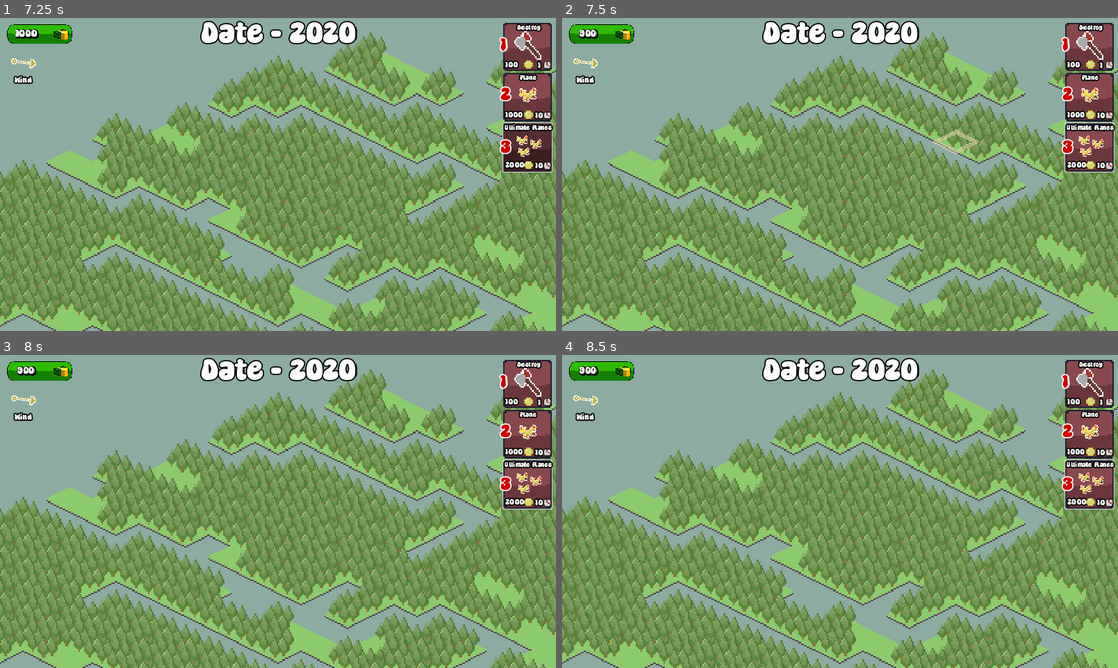
Above: before the commit, frames 1-4 (two rows, left to right).
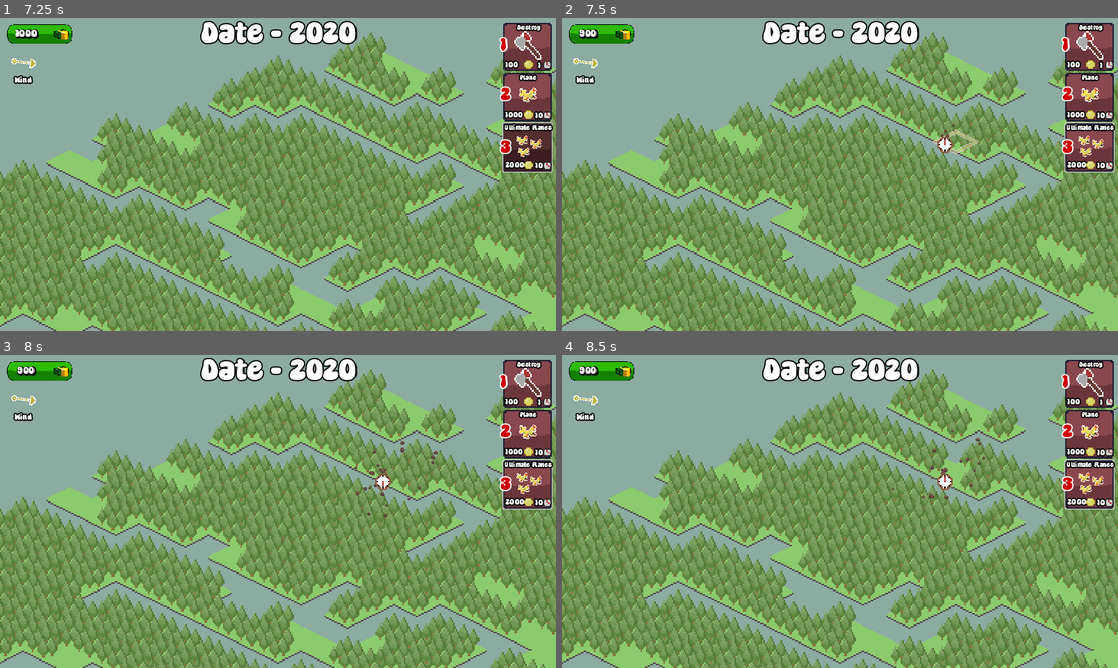
Above: after the commit, the same moments.

Repository: ManechLepage/BHX8.0
Game: Godot game, scene res://Scenes/testing1.tscn
The game is run twice, just before and just after one commit, with the same random seed, the same clock (stepped at 60 frames per second) and the same inputs. Sound files missing from this copy of the repository are replaced by a short silence.
Inputs (mouse positions are in pixels of both pictures, inside the frame that each line leads up to):
- Up to frame 1 (7.25 s): click "Destroy" at 0.5 s; click "Plane" at 1.25 s; click "Ultimate Planes" at 2 s; click "Destroy" at 2.75 s; click "Plane" at 3.5 s; click "Ultimate Planes" at 4.25 s; click "Destroy" at 5 s; click "Plane" at 5.75 s; click "Ultimate Planes" at 6.5 s
- Up to frame 2 (7.5 s): move the mouse to (962, 158) at 7.27 s; tap 1 (1) at 7.35 s; click (962, 158) at 7.42 s
- Up to frame 3 (8 s): tap 3 (3) at 7.55 s
- Up to frame 4 (8.5 s): move the mouse to (728, 527) at 8.02 s; tap 3 (3) at 8.1 s; click (728, 527) at 8.3 s

Frame 1 is identical in both runs. In frame 2, 0.1% of the frame differs, in the area x 67-71%, y 33-44%; in frame 3, 0.2%; in frame 4, 0.5%, in the area x 59-77%, y 23-46%.

Commit message:
Revert "things"
This reverts commit 159b8285db7f3440a0db3af549503a0a11626e9c.

Diff:
--- a/bhx/Scripts/input_manager.gd
+++ b/bhx/Scripts/input_manager.gd
@@ -88,7 +88,7 @@
 func destroy() -> void:
 	var coords: Vector2i = tilemap.ground.local_to_map(get_global_mouse_position()) + tilemap.offset
 	var tile: Tile = tilemap.get_tile_from_position(tilemap.map, coords)
-	if tile.type == Game.TileType.FOREST and tile.burn_state >= Gamemanager.BurnState.MEDIUM:
+	if tile.type == Game.TileType.FOREST and tile.burn_state != Gamemanager.BurnState.HIGH:
 		Sound.jicle()
 		var position_jic = await duplicate_jicleur()
 		if coords.y % 2 == 0:
Not shown: 1 places in bhx/Scenes/testing1.tscn that only renumber resources
